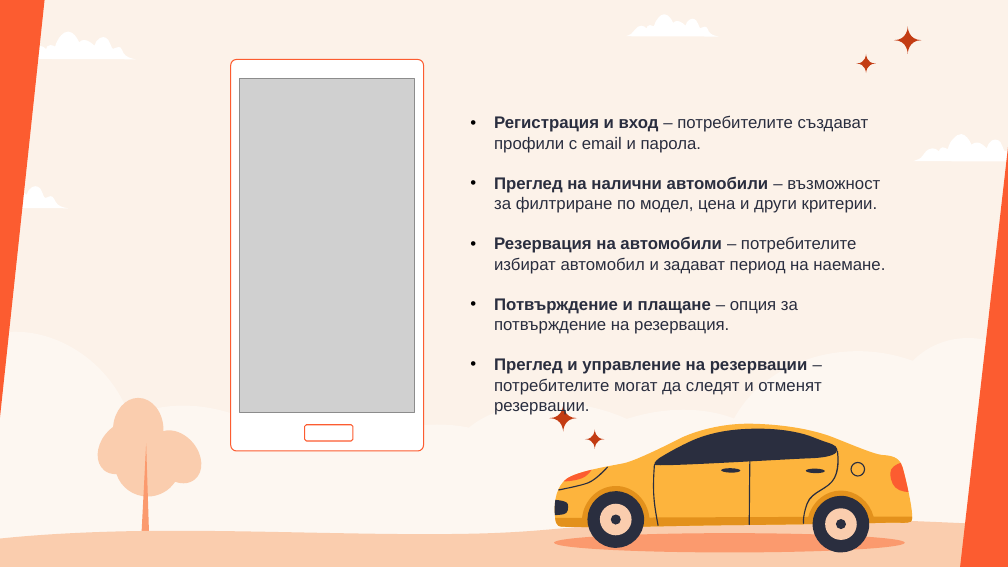
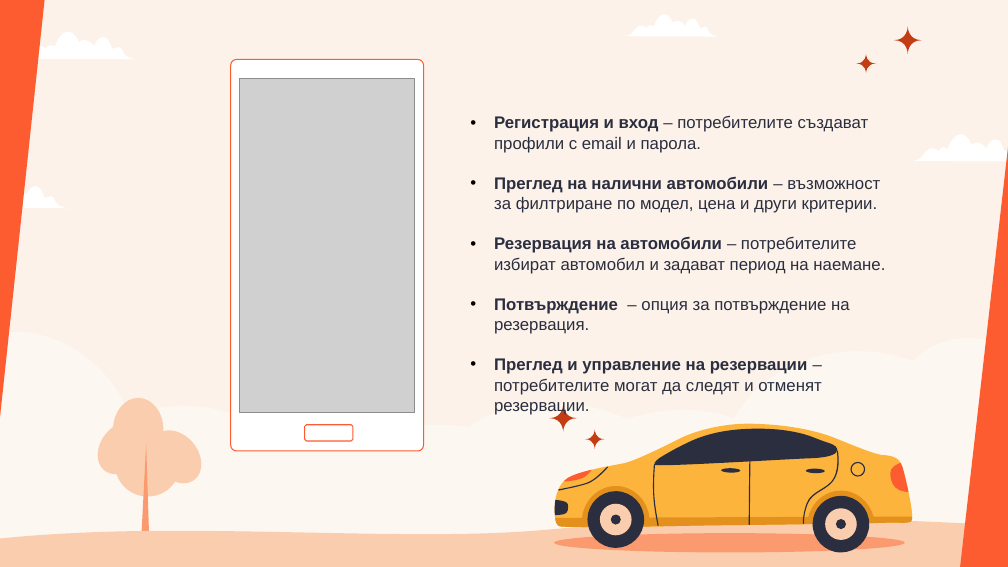
Before and after one commit to nikolaytabalyov/Rent-A-Car, a slide deck: slide 10 of Презентация на проекта RentACar.pptx. Drawn at 1008x567 pixels with LibreOffice and Linux fonts; fonts in the diff are those of the drawing; grey boxes stand for pictures. Boxes give left, top, right and bottom in pixels: in the first picture for what was removed or moved away, otherwise in the second. Text is boxed around its words. In the diff, an @@ line names an element or a change of style, - is before the commit and + after.

```diff
--- a/Презентация на проекта RentACar.pptx
+++ b/Презентация на проекта RentACar.pptx
@@ text at (494,298,850,334): text changed @@
-• Потвърждение и плащане – опция за потвърждение на резервация.
+• Потвърждение – опция за потвърждение на резервация.
```
Also in this commit, not shown: 1 other slide changed.
